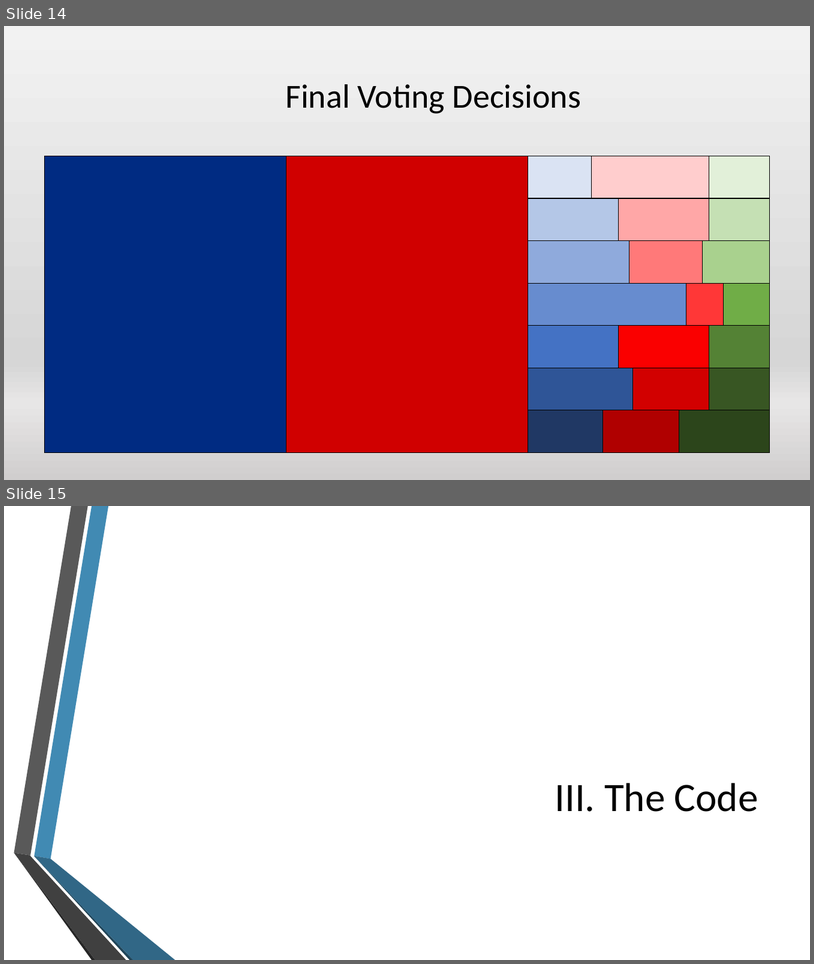
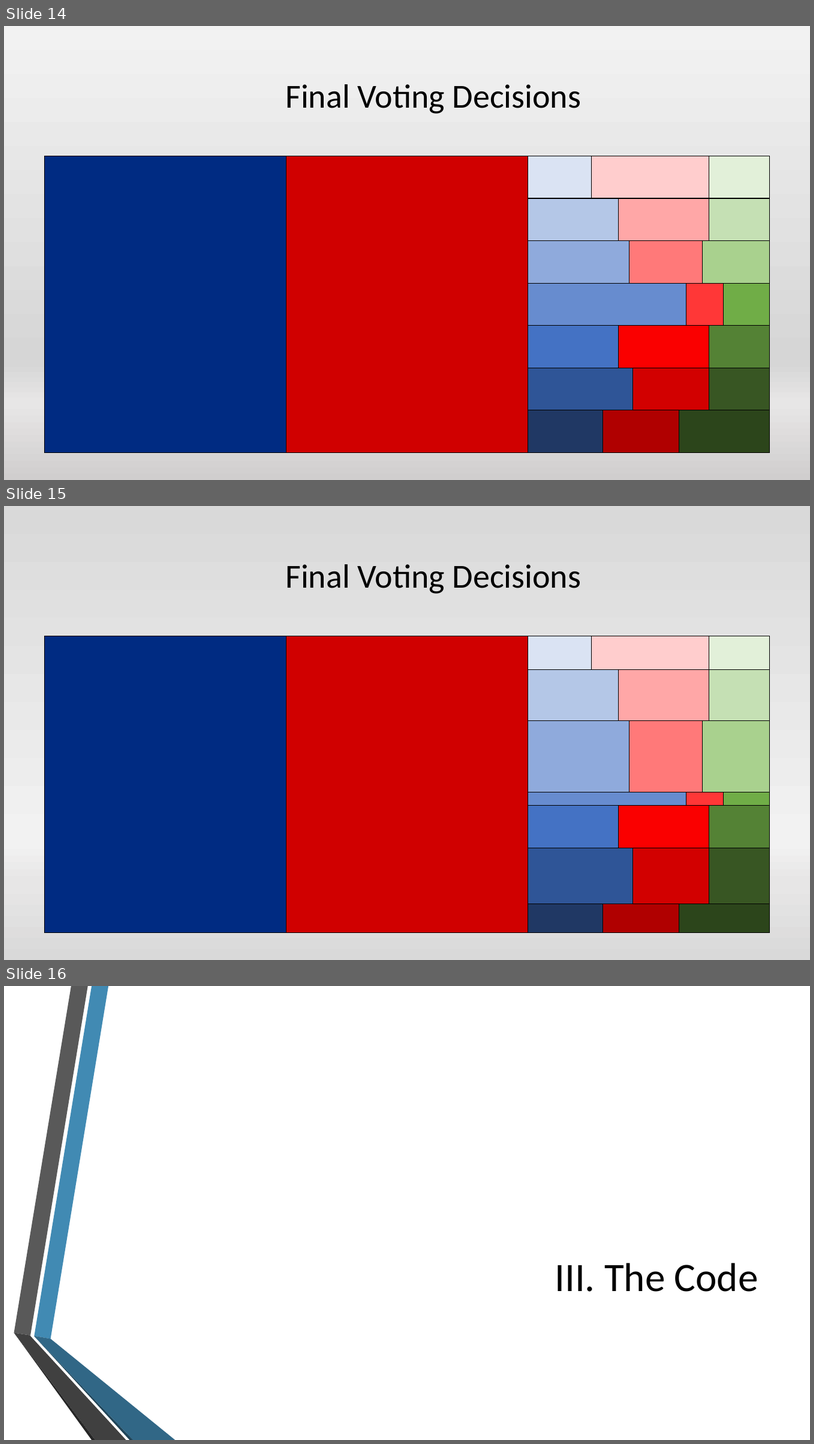
Before and after one commit to blimpich/election_simulator, a slide deck: Final Presentation 2.pptx. Shown one above the other, each under a label of ours: slides 14 and 15 before the commit, slides 14, 15 and 16 after it. The pictures are 814x964 and 814x1444 pixels, drawn with LibreOffice and Linux fonts; fonts in the diff are those of the drawing; background and template pictures are left out. Boxes give left, top, right and bottom in pixels: in the first picture for what was removed or moved away, otherwise in the second. Text is boxed around its words. In the diff, an @@ line names an element or a change of style, - is before the commit and + after.

```diff
--- a/Final Presentation 2.pptx
+++ b/Final Presentation 2.pptx
@@ slide 15 added at box(4, 506, 810, 960), background gradient #D9D9D9 to #F2F2F2 to #E7E6E6 @@
@@ text added at box(285, 564, 581, 594), 40 pt, text #000000 @@
+Final Voting Decisions
@@ rectangle added at box(45, 636, 770, 933), fill #70AD47, outline #000000 0.71 pt @@
@@ rectangle added at box(45, 636, 341, 933), fill #002B82, outline #000000 0.71 pt @@
@@ rectangle added at box(287, 636, 528, 933), fill #D00000, outline #000000 0.71 pt @@
@@ rectangle added at box(528, 636, 770, 678), fill #E2F0D9, outline #000000 0.71 pt @@
@@ rectangle added at box(528, 636, 592, 669), fill #DAE3F3, outline #000000 0.71 pt @@
@@ rectangle added at box(592, 636, 710, 669), fill #FFCDCD, outline #000000 0.71 pt @@
@@ rectangle added at box(710, 636, 770, 669), fill #E2F0D9, outline #000000 0.71 pt @@
@@ rectangle added at box(528, 678, 770, 721), fill #C5E0B4, outline #000000 0.71 pt @@
@@ rectangle added at box(528, 669, 619, 721), fill #B4C7E7, outline #000000 0.71 pt @@
@@ rectangle added at box(619, 669, 710, 721), fill #FFA7A7, outline #000000 0.71 pt @@
@@ rectangle added at box(710, 669, 770, 721), fill #C5E0B4, outline #000000 0.71 pt @@
@@ rectangle added at box(528, 721, 770, 763), fill #A9D18E, outline #000000 0.71 pt @@
@@ rectangle added at box(528, 721, 630, 792), fill #8FAADC, outline #000000 0.71 pt @@
@@ rectangle added at box(630, 721, 710, 792), fill #FF7979, outline #000000 0.71 pt @@
@@ rectangle added at box(704, 721, 770, 792), fill #A9D18E, outline #000000 0.71 pt @@
@@ rectangle added at box(528, 763, 770, 805), fill #669E40, outline #000000 0.71 pt @@
@@ rectangle added at box(528, 792, 687, 805), fill #678CCF, outline #000000 0.71 pt @@
@@ rectangle added at box(686, 792, 724, 805), fill #FF3737, outline #000000 0.71 pt @@
@@ rectangle added at box(724, 792, 770, 805), fill #70AD47, outline #000000 0.71 pt @@
@@ rectangle added at box(528, 805, 770, 848), fill #548235, outline #000000 0.71 pt @@
@@ rectangle added at box(528, 805, 619, 848), fill #4472C4, outline #000000 0.71 pt @@
@@ rectangle added at box(619, 805, 710, 848), fill #FA0000, outline #000000 0.71 pt @@
@@ rectangle added at box(710, 805, 770, 848), fill #548235, outline #000000 0.71 pt @@
@@ rectangle added at box(528, 848, 770, 890), fill #385723, outline #000000 0.71 pt @@
@@ rectangle added at box(528, 848, 634, 903), fill #2F5597, outline #000000 0.71 pt @@
@@ rectangle added at box(633, 848, 710, 903), fill #D20000, outline #000000 0.71 pt @@
@@ rectangle added at box(710, 848, 770, 903), fill #385723, outline #000000 0.71 pt @@
@@ rectangle added at box(528, 890, 770, 933), fill #2C451B, outline #000000 0.71 pt @@
@@ rectangle added at box(528, 903, 603, 933), fill #203864, outline #000000 0.71 pt @@
@@ rectangle added at box(603, 903, 679, 933), fill #B00000, outline #000000 0.71 pt @@
@@ rectangle added at box(680, 903, 770, 933), fill #2C451B, outline #000000 0.71 pt @@
@@ what was slide 15 is now slide 16 @@
```
Also in this commit, not shown: 5 slides changed.
